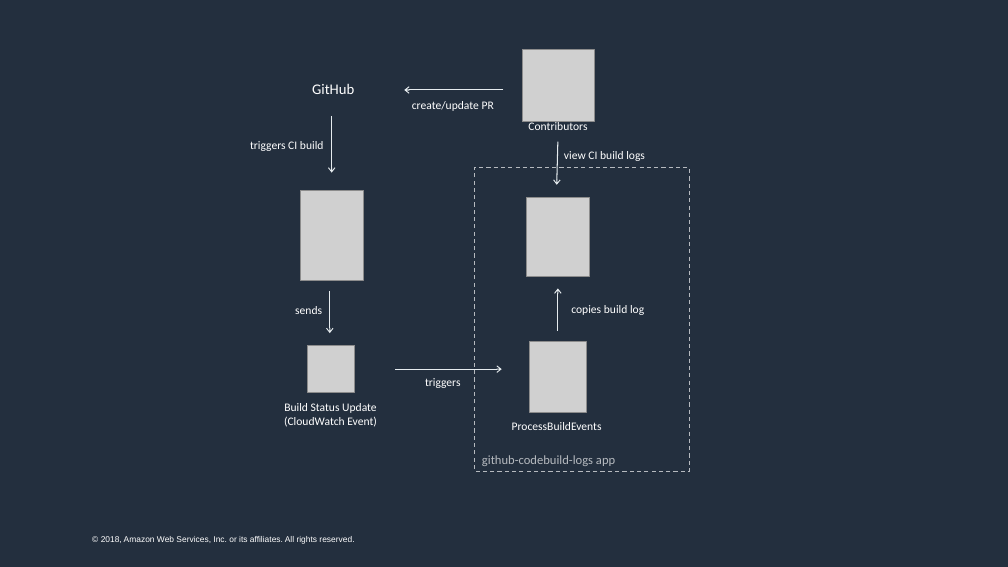
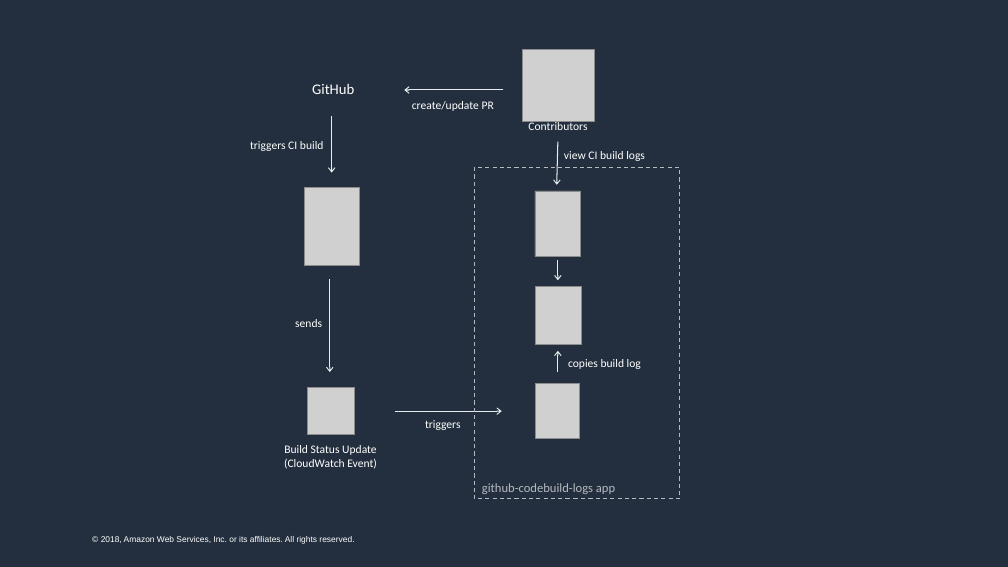
Before and after one commit to jlhood/github-codebuild-logs, a slide deck: slide 1 of images/app-architecture.pptx. Drawn at 1008x567 pixels with LibreOffice and Linux fonts; fonts in the diff are those of the drawing; grey boxes stand for pictures. Boxes give left, top, right and bottom in pixels: in the first picture for what was removed or moved away, otherwise in the second. Text is boxed around its words. In the diff, an @@ line names an element or a change of style, - is before the commit and + after.

```diff
--- a/images/app-architecture.pptx
+++ b/images/app-architecture.pptx
@@ rectangle "github-codebuild-logs app": place and size @@
-rectangle "github-codebuild-logs app" at (475,168,690,472)
+rectangle "github-codebuild-logs app" at (475,168,680,499)
@@ picture: place and size @@
-picture at (300,191,363,281)
+picture at (305,188,359,265)
@@ picture added at (535,191,582,257) @@
@@ arrow added from (558, 260) to (558, 281), #E6ECEF 1 pt @@
@@ arrow moved from (330, 291) - (330, 333) to (330, 279) - (330, 372) @@
@@ picture: place and size @@
-picture at (527,197,590,276)
+picture at (535,286,582,344)
@@ text "sends": place and size @@
-text "sends" at (295,306,322,314)
+text "sends" at (295,319,322,327)
@@ text "copies build log": place and size @@
-text "copies build log" at (571,305,644,315)
+text "copies build log" at (568,359,641,369)
@@ arrow moved from (558, 331) - (558, 289) to (558, 372) - (558, 351) @@
@@ picture: place and size @@
-picture at (530,342,587,413)
+picture at (536,383,580,439)
@@ 2 texts, 1 picture, 1 arrow: place and size @@
-2 texts, 1 picture, 1 arrow at (284,345,502,427)
+2 texts, 1 picture, 1 arrow at (284,387,502,469)
@@ text removed at (512,422,602,430) @@
-ProcessBuildEvents
```
Also in this commit, not shown: 2 other files.
